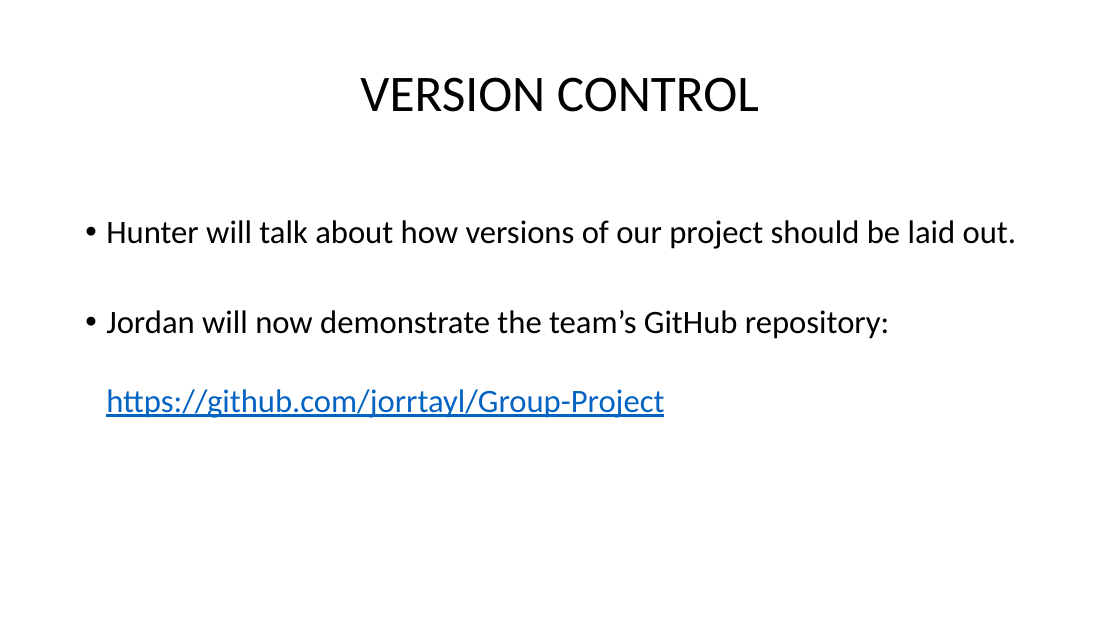
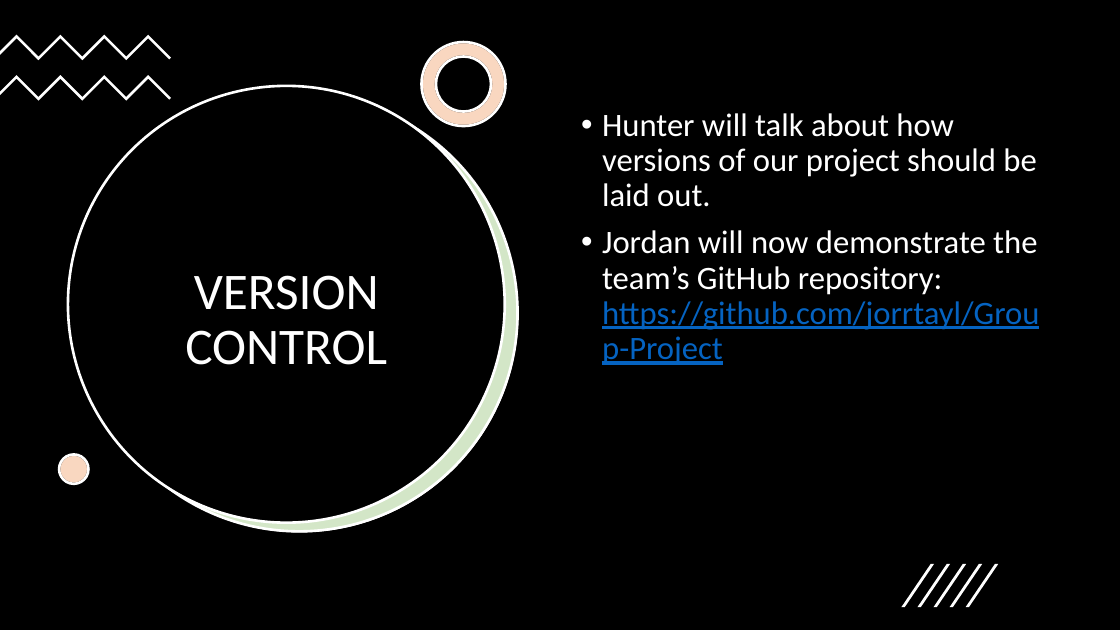
Before and after one commit to jorrtayl/Group-Project, a slide deck: slide 6 of Group Project.pptx. Drawn at 1120x630 pixels with LibreOffice and Linux fonts; fonts in the diff are those of the drawing. Boxes give left, top, right and bottom in pixels: in the first picture for what was removed or moved away, otherwise in the second. Text is boxed around its words. In the diff, an @@ line names an element or a change of style, - is before the commit and + after.

```diff
--- a/Group Project.pptx
+++ b/Group Project.pptx
@@ rectangle added at (0,0,1120,630), fill #000000 @@
@@ freeform shape added at (0,34,171,60), fill #FFFFFF @@
@@ freeform shape added at (422,42,506,126), fill #FFFFFF, outline #000000 2.25 pt @@
@@ freeform shape added at (422,42,506,126), fill #ED7D31 at 30% opacity, outline #FFFFFF 2.25 pt @@
@@ freeform shape added at (0,75,171,100), fill #FFFFFF @@
@@ ellipse added at (68,86,505,523), fill #000000, outline #FFFFFF 2.25 pt @@
@@ ellipse added at (81,95,518,532), fill #70AD47 at 30% opacity, outline #FFFFFF 2.25 pt @@
@@ ellipse added at (82,96,518,533), fill #FFFFFF @@
@@ text "Hunter will talk about how ...": place and size @@
-text "Hunter will talk about how ..." at (106,220,1016,418)
+text "Hunter will talk about how ..." at (602,113,1039,365)
@@ text "Hunter will talk about how ..." at (602,113,1039,365): text colour #000000 to #FFFFFF in "Hunter will talk about how versions of ...", "Jordan will now demonstrate the team’s GitHub ..."; line spacing 2 to 0.9 @@
@@ title "VERSION CONTROL": place and size @@
-title "VERSION CONTROL" at (360,77,759,112)
+title "VERSION CONTROL" at (185,275,387,365)
@@ title "VERSION CONTROL" at (185,275,387,365): text colour #000000 to #FFFFFF @@
@@ ellipse added at (59,455,88,484), fill #FFFFFF, outline #000000 2.25 pt @@
@@ ellipse added at (59,455,88,484), fill #ED7D31 at 30% opacity, outline #FFFFFF 2.25 pt @@
@@ group added at (902,564,999,607): 5 freeform shapes @@
```
Also in this commit, not shown: 8 other slides changed, 1 slide added.
